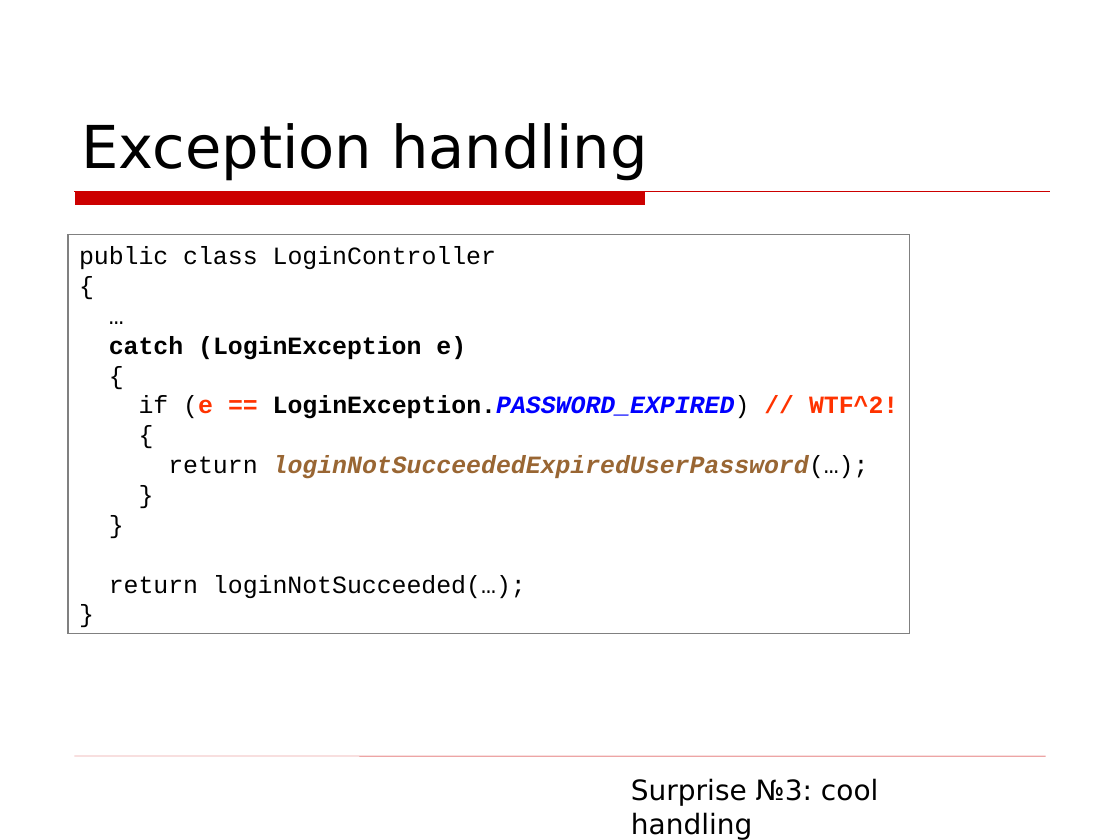
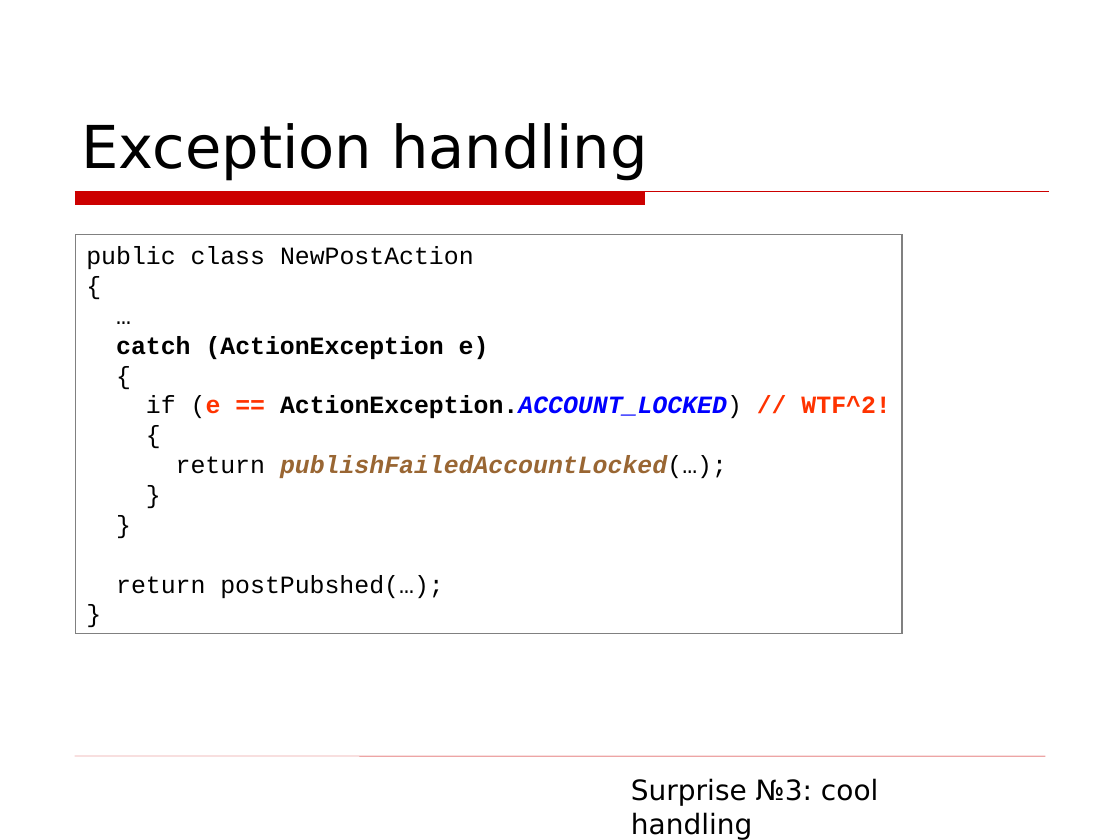
Before and after one commit to asolntsev/presentations, a slide deck: slide 16 of wtf-code/WTF_code.topconf.en.ppt (slide 17 before the commit). Drawn at 1120x840 pixels with LibreOffice and Linux fonts; fonts in the diff are those of the drawing; background and template pictures are left out. Boxes give left, top, right and bottom in pixels: in the first picture for what was removed or moved away, otherwise in the second. Text is boxed around its words. In the diff, an @@ line names an element or a change of style, - is before the commit and + after.

```diff
--- a/wtf-code/WTF_code.topconf.en.ppt
+++ b/wtf-code/WTF_code.topconf.en.ppt
@@ rectangle "public class NewPostAction": place and size @@
-rectangle "public class NewPostAction" at bbox=[68, 234, 909, 634]
+rectangle "public class NewPostAction" at bbox=[75, 234, 902, 634]
@@ text in rectangle at bbox=[86, 246, 474, 269]: text changed @@
-public class LoginController
+public class NewPostAction
@@ text in rectangle at bbox=[116, 336, 489, 359]: text changed @@
-catch (LoginException e)
+catch (ActionException e)
@@ text in rectangle at bbox=[146, 395, 890, 418]: text changed @@
-if (e == LoginException.PASSWORD_EXPIRED) // WTF^2!
+if (e == ActionException.ACCOUNT_LOCKED) // WTF^2!
@@ text in rectangle at bbox=[176, 455, 727, 478]: text changed @@
-return loginNotSucceededExpiredUserPassword(…);
+return publishFailedAccountLocked(…);
@@ text in rectangle at bbox=[116, 575, 444, 598]: text changed @@
-return loginNotSucceeded(…);
+return postPubshed(…);
```
Also in this commit, not shown: 9 other slides changed, 10 slides added, 12 slides removed.
